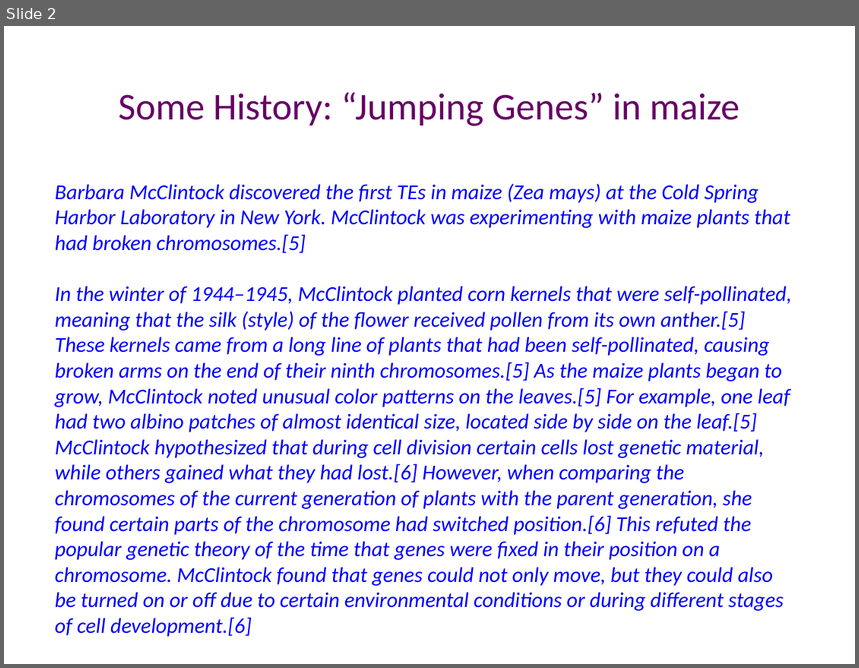
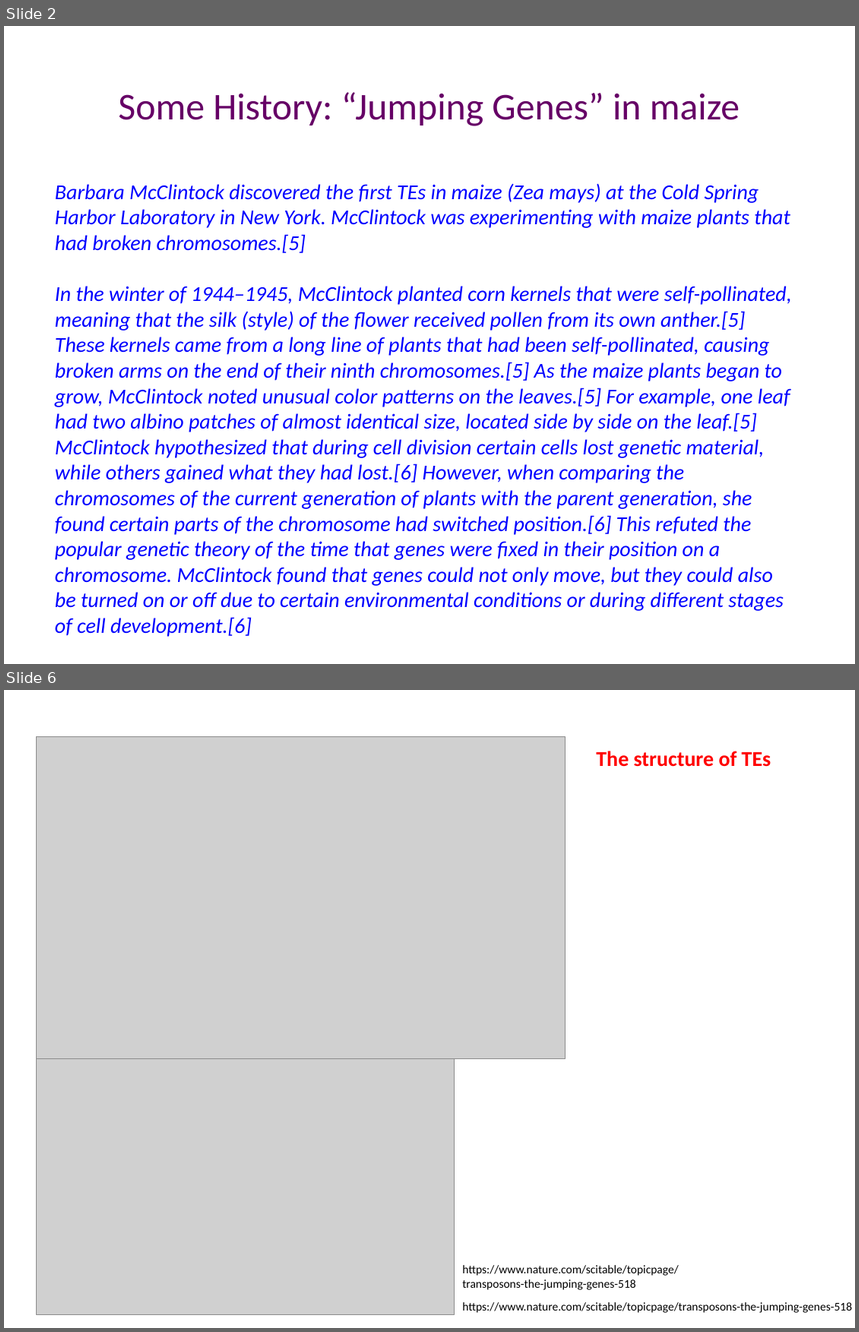
Before and after one commit to manyu90/Journal-Club-presentations, a slide deck: Nov6_2018_Computational_tools_unmasking_TEs/transposable_elements.pptx. Shown one above the other, each under a label of ours: slide 2 before the commit, slides 2 and 6 after it; the slides between them are not shown. The pictures are 859x668 and 859x1332 pixels, drawn with LibreOffice and Linux fonts; fonts in the diff are those of the drawing; grey boxes stand for pictures. Boxes give left, top, right and bottom in pixels: in the first picture for what was removed or moved away, otherwise in the second. Text is boxed around its words. In the diff, an @@ line names an element or a change of style, - is before the commit and + after.

```diff
--- a/Nov6_2018_Computational_tools_unmasking_TEs/transposable_elements.pptx
+++ b/Nov6_2018_Computational_tools_unmasking_TEs/transposable_elements.pptx
@@ slide 6 added at <box>4,690,855,1328</box>, background #FFFFFF @@
@@ picture added at <box>37,737,565,1059</box> @@
@@ text added at <box>596,751,772,767</box>, 18 pt, text #FF0000, bold @@
+The structure of TEs
@@ picture added at <box>37,1059,454,1315</box> @@
@@ text added at <box>462,1265,678,1290</box>, 10 pt, text #000000 @@
+https://www.nature.com/scitable/topicpage/transposons-the-jumping-genes-518
@@ text added at <box>462,1303,852,1313</box>, 10 pt, text #000000 @@
+https://www.nature.com/scitable/topicpage/transposons-the-jumping-genes-518
```
Also in this commit, not shown: 1 slide changed, 12 other slides added, 2 slides removed, 8 other files.
